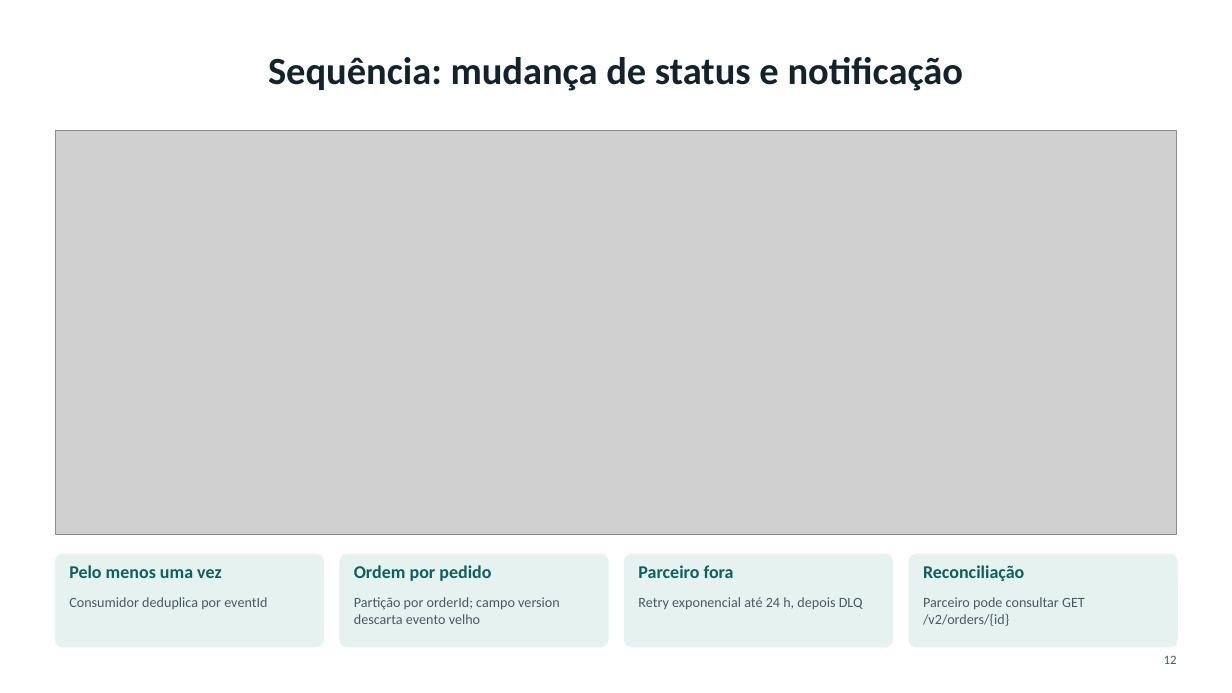
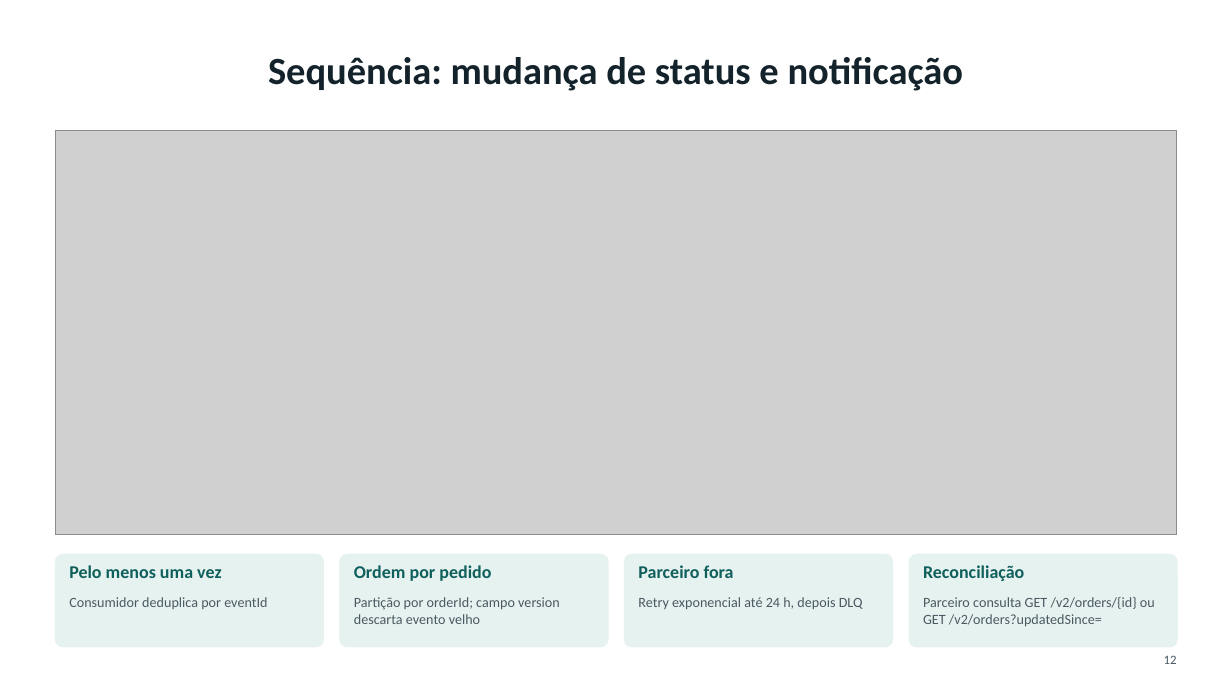
Before and after one commit to Derkoski/pedidos-catalogo, a slide deck: slide 12 of entregaveis/apresentacao.pptx. Drawn at 1232x693 pixels with LibreOffice and Linux fonts; fonts in the diff are those of the drawing; grey boxes stand for pictures. Boxes give left, top, right and bottom in pixels: in the first picture for what was removed or moved away, otherwise in the second. Text is boxed around its words. In the diff, an @@ line names an element or a change of style, - is before the commit and + after.

```diff
--- a/entregaveis/apresentacao.pptx
+++ b/entregaveis/apresentacao.pptx
@@ text at [923,597,1155,627]: text changed @@
-Parceiro pode consultar GET /v2/orders/{id}
+Parceiro consulta GET /v2/orders/{id} ou GET /v2/orders?updatedSince=
```
Also in this commit, not shown: 4 other slides changed, 28 other files.
